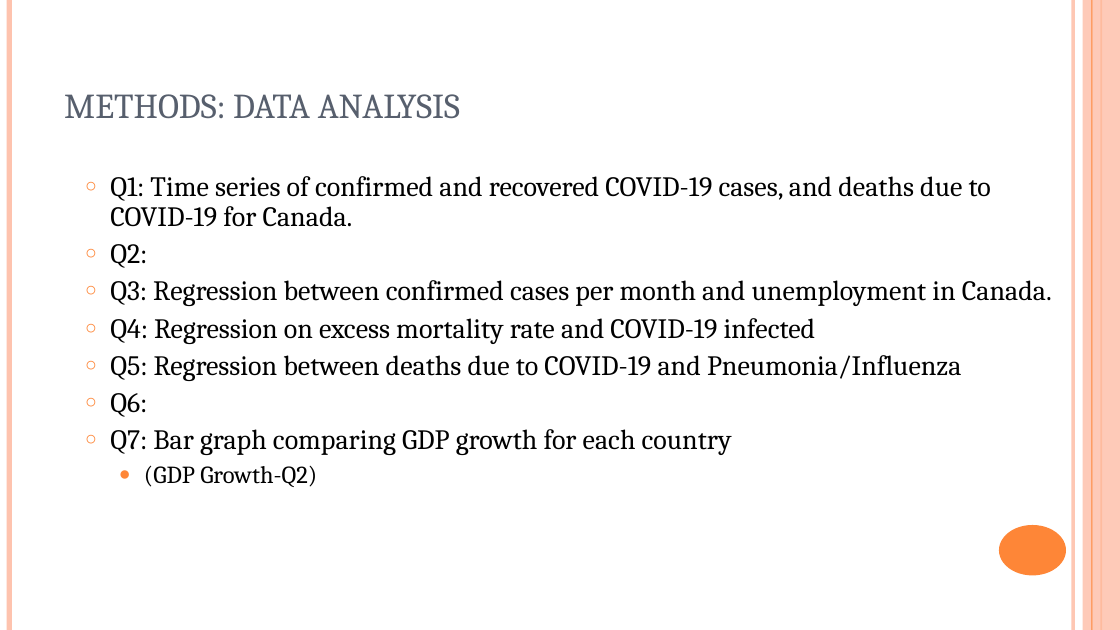
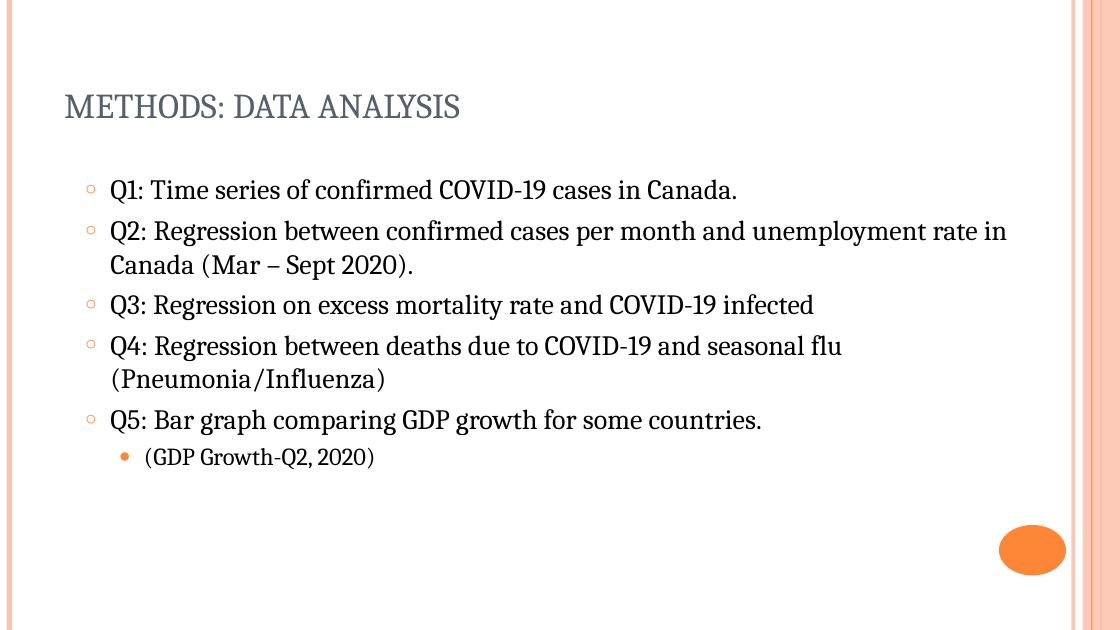
Before and after one commit to BunmiOlakanmi/Project, a slide deck: slide 8 of COVID-19 - analysis.ppt (slide 9 before the commit). Drawn at 1120x630 pixels with LibreOffice and Linux fonts; fonts in the diff are those of the drawing. Boxes give left, top, right and bottom in pixels: in the first picture for what was removed or moved away, otherwise in the second. Text is boxed around its words. In the diff, an @@ line names an element or a change of style, - is before the commit and + after.

```diff
--- a/COVID-19 - analysis.ppt
+++ b/COVID-19 - analysis.ppt
@@ text at [110,179,1007,469]: text changed @@
-○ Q1: Time series of confirmed and recovered COVID-19 cases, and deaths due to COVID-19 for Canada.
-○ Q2:
-○ Q3: Regression between confirmed cases per month and unemployment in Canada.
-○ Q4: Regression on excess mortality rate and COVID-19 infected
-○ Q5: Regression between deaths due to COVID-19 and Pneumonia/Influenza
-○ Q6:
-○ Q7: Bar graph comparing GDP growth for each country
-  ● (GDP Growth-Q2)
+○ Q1: Time series of confirmed COVID-19 cases in Canada.
+○ Q2: Regression between confirmed cases per month and unemployment rate in Canada (Mar – Sept 2020).
+○ Q3: Regression on excess mortality rate and COVID-19 infected
+○ Q4: Regression between deaths due to COVID-19 and seasonal flu (Pneumonia/Influenza)
+○ Q5: Bar graph comparing GDP growth for some countries.
+  ● (GDP Growth-Q2, 2020)
```
Also in this commit, not shown: 7 other slides changed, 9 slides added, 5 slides removed, 1 other file.
